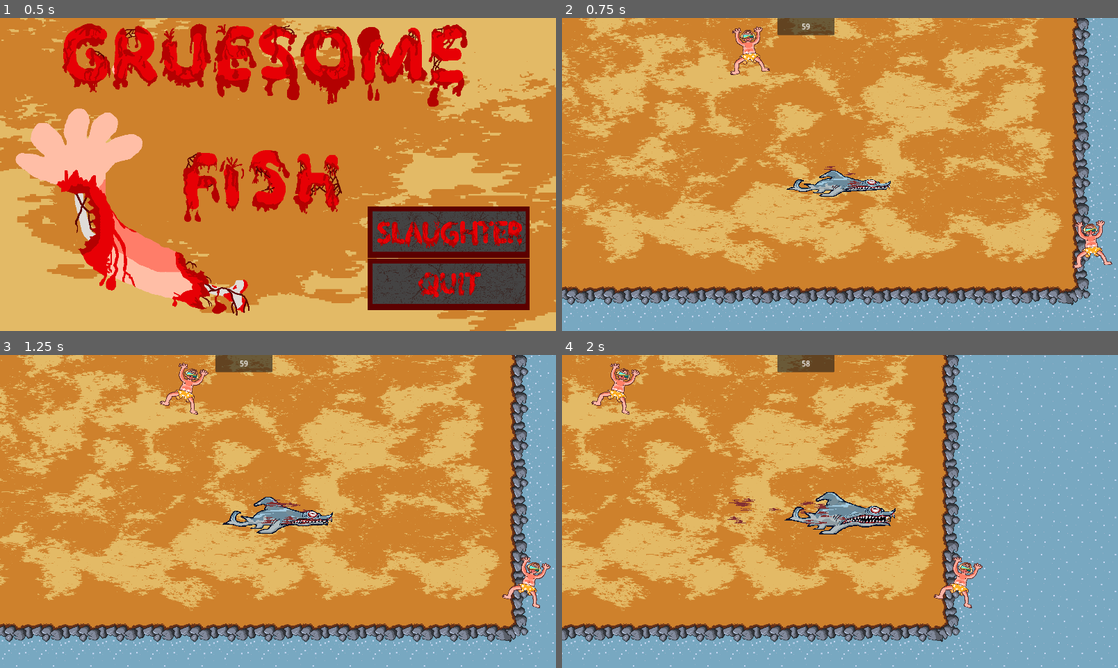
Above: before the commit, frames 1-4 (two rows, left to right).
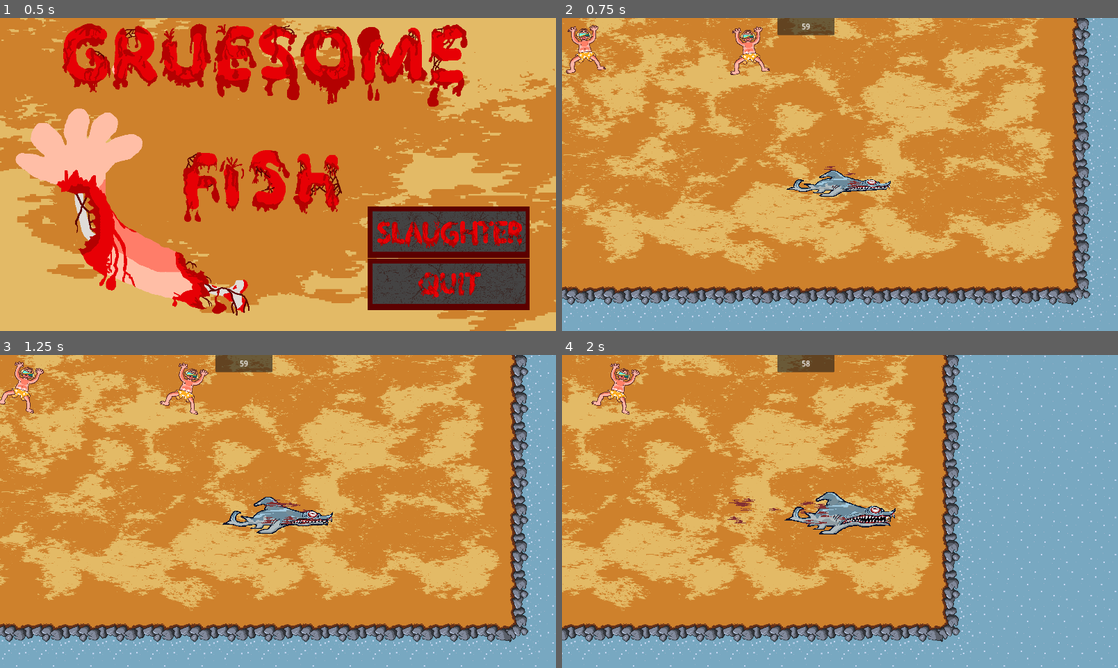
Above: after the commit, the same moments.

Repository: DylanRothbauer/GruesomeFish
Game: Godot game, scene res://Scenes/start_screen.tscn
The game is run twice, just before and just after one commit, with the same random seed, the same clock (stepped at 60 frames per second) and the same inputs.
Inputs (mouse positions are in pixels of both pictures, inside the frame that each line leads up to):
- Up to frame 1 (0.5 s): no input
- Up to frame 2 (0.75 s): click (1095, 230) at 0.5 s
- Up to frame 3 (1.25 s): no input
- Up to frame 4 (2 s): hold Right (right) from 1.28 s (still down); hold Shift (lunge) from 1.28 s (still down)

Frame 1 is identical in both runs. In frame 2, 0.9% of the frame differs, in the area x 0-99%, y 2-80%; in frame 3, 0.9%; in frame 4, 0.5%.

Commit message:
Updated Scalar & added duplicate human

Diff:
--- a/Scenes/main.tscn
+++ b/Scenes/main.tscn
@@ -32,10 +32,6 @@
 unique_name_in_owner = true
 wait_time = 60.0
 autostart = true
-
-[node name="Human" parent="." instance=ExtResource("5_2eyom")]
-position = Vector2(1317, 631)
-script = null
 
 [node name="Pause Screen" parent="." instance=ExtResource("4_7cvdj")]
 process_mode = 3
@@ -74,4 +70,7 @@
 [node name="Human2" parent="." instance=ExtResource("5_2eyom")]
 position = Vector2(135, -37)
 
+[node name="Human3" parent="." instance=ExtResource("5_2eyom")]
+position = Vector2(-432, -42)
+
 [connection signal="timeout" from="Timer" to="." method="_on_timer_timeout"]
--- a/Scripts/human.gd
+++ b/Scripts/human.gd
@@ -7,7 +7,7 @@
 var human_scene = preload("res://Scenes/human.tscn")
 var xScale = 1
 var yScale = 1
-var scalar = 0.5 # Can adjust this when we refine/polish
+var scalar = 0.1 # Can adjust this when we refine/polish
 var count = 0
 var speed = 10
 var shark_chase = false
